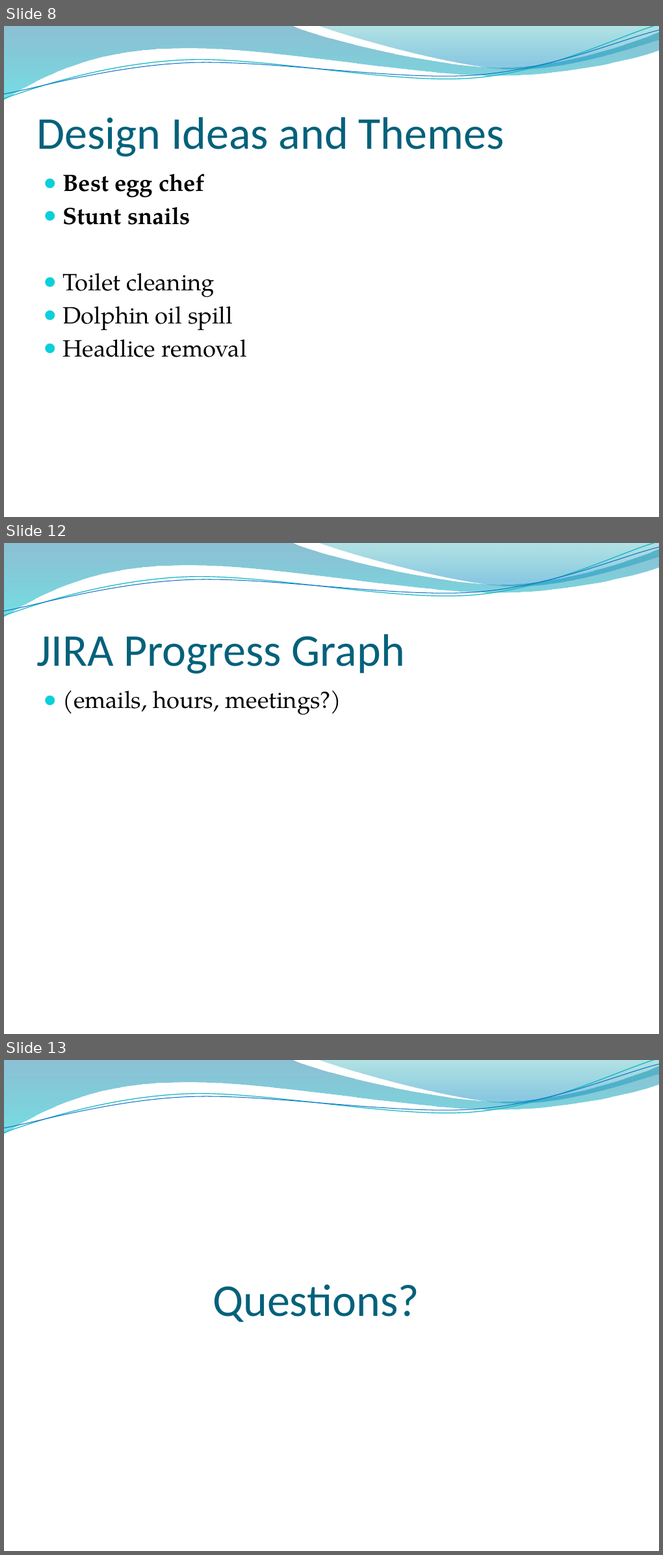
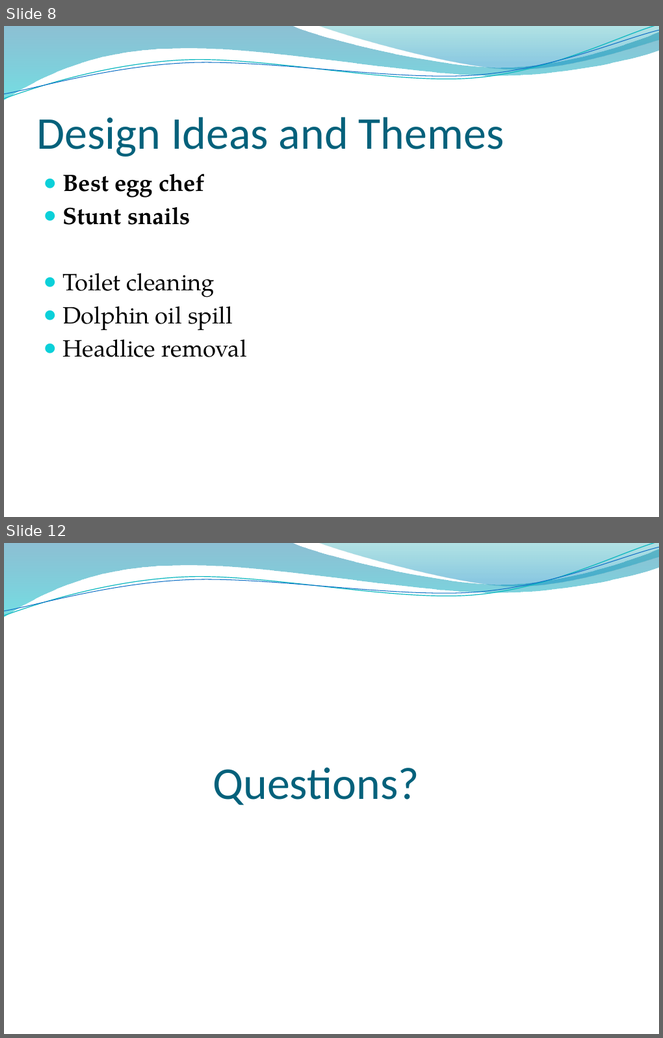
Before and after one commit to UoSGamesGroups/second-semester-s2-group-20, a slide deck: Presentations/Pitch 1 Presentation.pptx. Shown one above the other, each under a label of ours: slides 8, 12 and 13 before the commit, slides 8 and 12 after it; the slides between them are not shown. The pictures are 663x1555 and 663x1038 pixels, drawn with LibreOffice and Linux fonts; fonts in the diff are those of the drawing; background and template pictures are left out. Boxes give left, top, right and bottom in pixels: in the first picture for what was removed or moved away, otherwise in the second. Text is boxed around its words. In the diff, an @@ line names an element or a change of style, - is before the commit and + after.

```diff
--- a/Presentations/Pitch 1 Presentation.pptx
+++ b/Presentations/Pitch 1 Presentation.pptx
@@ slide 12 removed at box(4, 543, 659, 1034), background picture (left out); not listed: 4 template elements that a slide beside it also shows @@
@@ title removed at box(36, 634, 405, 674) @@
-JIRA Progress Graph
@@ text removed at box(63, 691, 342, 715) @@
-● (emails, hours, meetings?)
@@ what was slide 13 is now slide 12 @@
```
Also in this commit, not shown: 7 slides changed, 1 slide added, 1 other slide removed.
